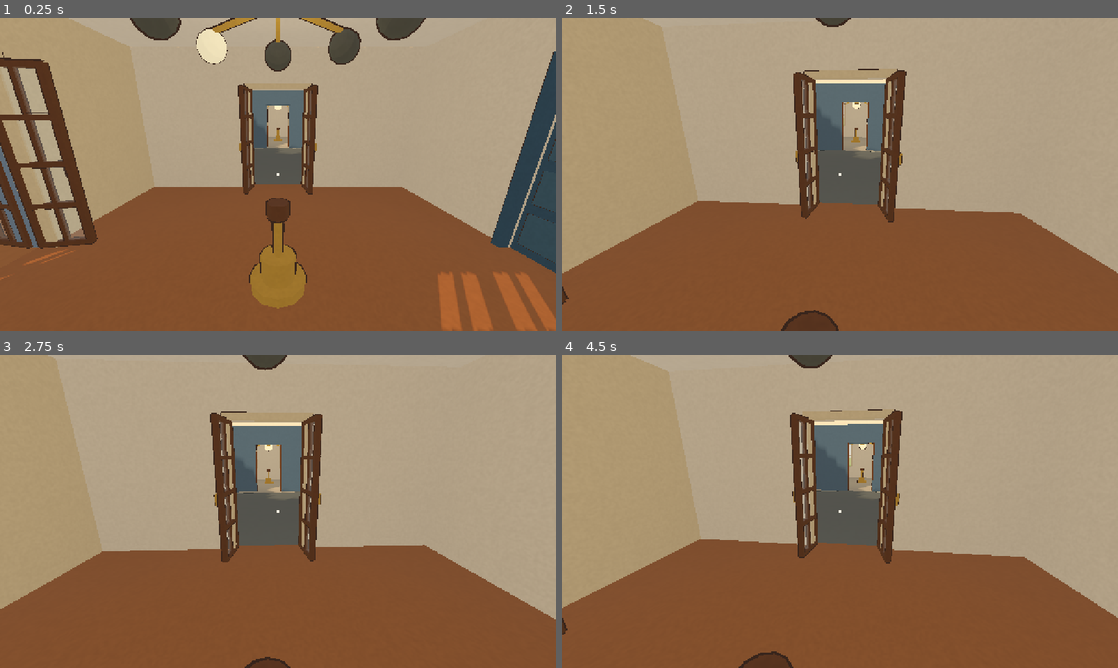
Above: before the commit, frames 1-4 (two rows, left to right).
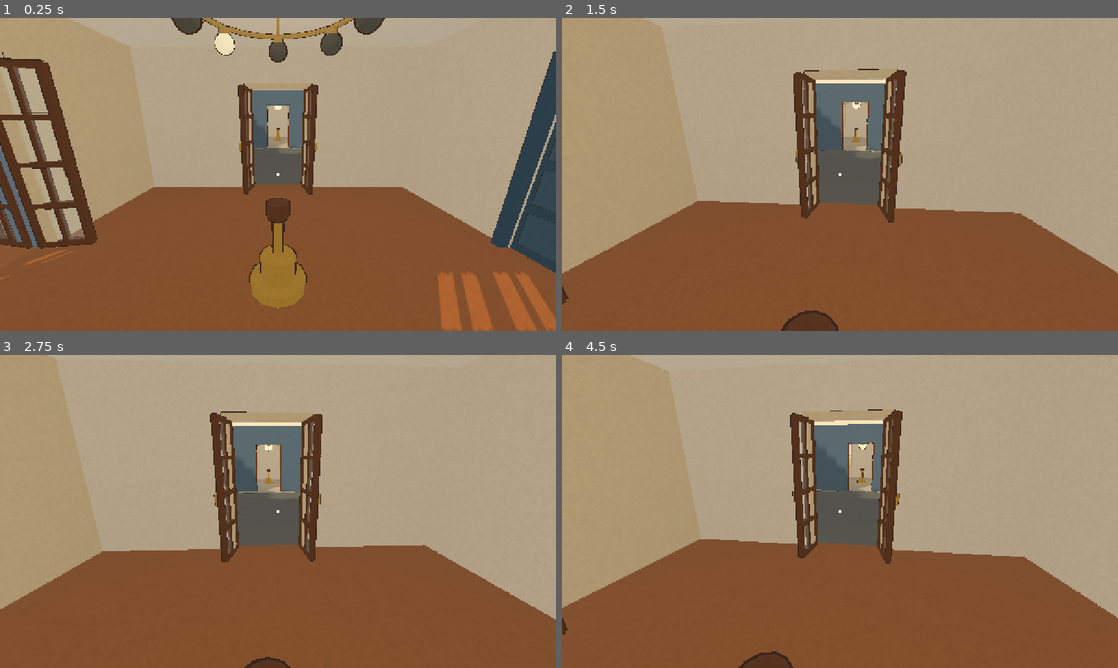
Above: after the commit, the same moments.

Repository: naturalnick/belvedere
Game: Godot game, scene res://scenes/manor.tscn
The game is run twice, just before and just after one commit, with the same random seed, the same clock (stepped at 60 frames per second) and the same inputs.
Inputs (mouse positions are in pixels of both pictures, inside the frame that each line leads up to):
- Up to frame 1 (0.25 s): no input
- Up to frame 2 (1.5 s): tap Enter at 0.5, 1.35 s; move the mouse to (867, 174) at 0.52 s; hold W from 0.53 s (still down); tap E at 0.6 s; click (867, 174) at 0.67 s; move the mouse to (812, 174) at 1.27 s
- Up to frame 3 (2.75 s): keep holding W; move the mouse to (289, 505) at 2.02 s; tap E at 2.1 s
- Up to frame 4 (4.5 s): keep holding W; tap Space at 2.75 s; move the mouse to (834, 517) at 2.77 s; tap Enter at 2.85, 3.5, 4.35 s; click (834, 517) at 2.92 s; move the mouse to (878, 514) at 3.52 s; tap E at 3.6 s; move the mouse to (795, 508) at 4.27 s

The runs differ from the first frame. In frame 1, 3.3% of the frame differs, in the area x 23-77%, y 0-18%; in frame 2, 0.1%; in frame 3, 0.3%; in frame 4, 0.2%.

Commit message:
Replace spoke chandelier with a compact brass hoop

Diff:
--- a/scripts/manor_objective_display.gd
+++ b/scripts/manor_objective_display.gd
@@ -13,22 +13,37 @@
 	var chandelier := Node3D.new()
 	chandelier.position.y = 2.4
 	game.rooms[7].add_child(chandelier)
-	var brass := ManorGeometry.material("C9A04A")
-	ManorGeometry.cylinder(chandelier, 0.025, 0.6, Vector3(0, 0.3, 0), brass)
+	var brass := ManorGeometry.material("B39459", 0.004)
+	ManorGeometry.cylinder(chandelier, 0.10, 0.05, Vector3(0, 0.57, 0), brass)
+	ManorGeometry.cylinder(chandelier, 0.018, 0.19, Vector3(0, 0.45, 0), brass)
+	var hoop := MeshInstance3D.new()
+	var ring := TorusMesh.new()
+	ring.inner_radius = 0.59
+	ring.outer_radius = 0.63
+	ring.rings = 40
+	ring.ring_segments = 8
+	hoop.mesh = ring
+	hoop.material_override = brass
+	chandelier.add_child(hoop)
+	for i in 3:
+		var angle := i * TAU / 3.0
+		var top := Vector3(0, 0.36, 0)
+		var bottom := Vector3(cos(angle), 0, sin(angle)) * 0.61
+		var rod := ManorGeometry.cylinder(chandelier, 0.009, top.distance_to(bottom), (top + bottom) / 2.0, brass)
+		rod.quaternion = Quaternion(Vector3.UP, (top - bottom).normalized())
 	for i in 7:
 		var angle := float(i) / 7 * TAU
-		var radial := Vector3(cos(angle), 0, sin(angle))
-		var arm := ManorGeometry.box(chandelier, Vector3(0.8, 0.035, 0.035), radial * 0.4, brass)
-		arm.rotation.y = -angle
+		var radial := Vector3(cos(angle), 0, sin(angle)) * 0.61
+		ManorGeometry.cylinder(chandelier, 0.045, 0.06, radial + Vector3.DOWN * 0.035, brass)
 		var globe := MeshInstance3D.new()
 		var sphere := SphereMesh.new()
-		sphere.radius = 0.14
-		sphere.height = 0.28
-		sphere.radial_segments = 12
-		sphere.rings = 6
+		sphere.radius = 0.085
+		sphere.height = 0.17
+		sphere.radial_segments = 16
+		sphere.rings = 8
 		globe.mesh = sphere
 		chandelier.add_child(globe)
-		globe.position = radial * 0.8 + Vector3.DOWN * 0.12
+		globe.position = radial + Vector3.DOWN * 0.13
 		progress_lights.append(globe)
 
 func refresh(objectives: ManorObjectives) -> void:
